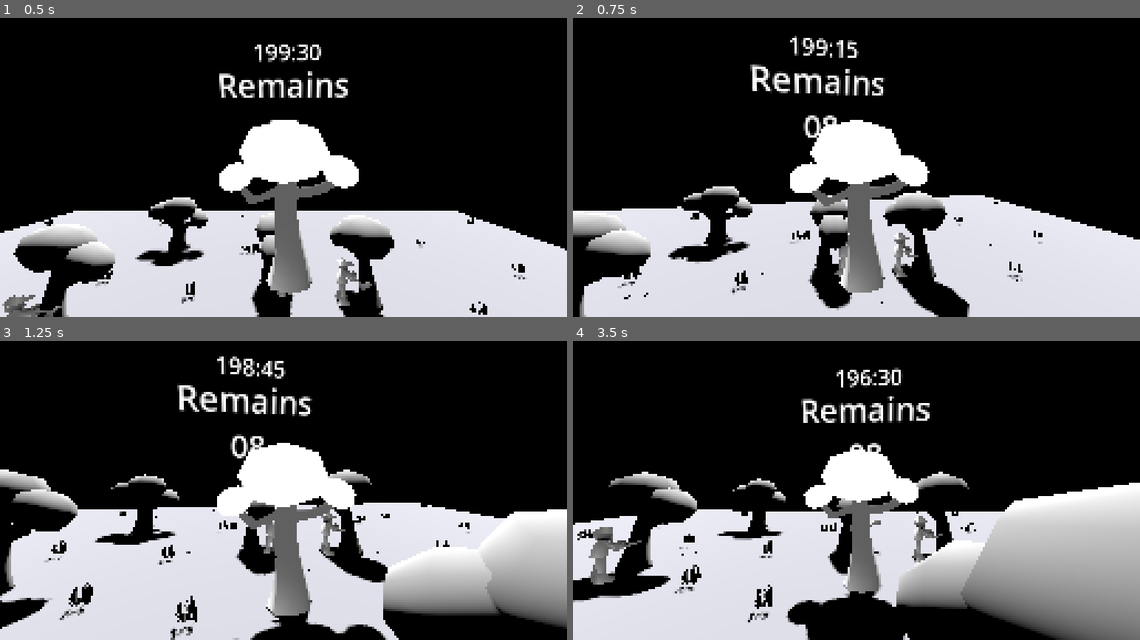
Above: before the commit, frames 1-4 (two rows, left to right).
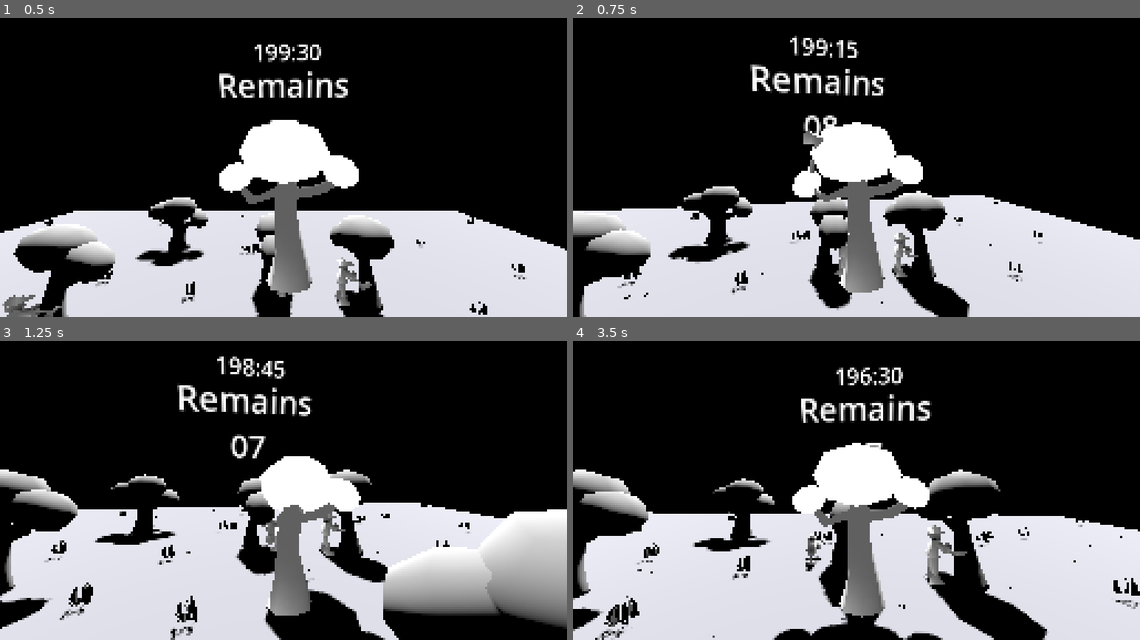
Above: after the commit, the same moments.

Repository: G4vp/Vendetree
Game: Godot game, scene res://Scenes/TestLevel.tscn
Same seed, same stepped clock (60 frames per second), same inputs: the game is played once before the commit and once after it.
Inputs (mouse positions are in pixels of both pictures, inside the frame that each line leads up to):
- Up to frame 1 (0.5 s): no input
- Up to frame 2 (0.75 s): move the mouse to (884, 149) at 0.52 s; tap Q (key_attack) at 0.6 s
- Up to frame 3 (1.25 s): tap Space (key_jump) at 0.77 s
- Up to frame 4 (3.5 s): move the mouse to (828, 475) at 1.27 s; click (828, 475) at 1.35 s; tap Space (key_jump) at 1.52, 3.02 s; move the mouse to (873, 466) at 2.02 s; tap Q (key_attack) at 2.1 s; move the mouse to (850, 478) at 2.77 s; click (850, 478) at 2.85 s

Frame 1 is identical in both runs. In frame 2, 1.0% of the frame differs, in the area x 38-63%, y 34-91%; in frame 3, 3.7%; in frame 4, 32%, in the area x 0-100%, y 8-100%.

Commit message:
Level's wall

Diff:
--- a/Scenes/TestLevel.tscn
+++ b/Scenes/TestLevel.tscn
@@ -6,6 +6,9 @@
 [ext_resource type="PackedScene" uid="uid://laa0ljh5moig" path="res://Scenes/Environment/plant_1.tscn" id="3_wwcoj"]
 [ext_resource type="PackedScene" uid="uid://dh0x4klbcn4t0" path="res://Scenes/Environment/tree1.tscn" id="4_ewsq2"]
 [ext_resource type="PackedScene" uid="uid://2g1t4at3oaci" path="res://Scenes/Environment/tree2.tscn" id="5_qhpiy"]
+
+[sub_resource type="BoxShape3D" id="BoxShape3D_jsjw3"]
+size = Vector3(70, 70, 1)
 
 [sub_resource type="StandardMaterial3D" id="StandardMaterial3D_ic5bn"]
 
@@ -78,6 +81,36 @@
 [node name="Node3D" type="Node3D"]
 script = ExtResource("1_jcctx")
 
+[node name="Walls" type="Node3D" parent="."]
+transform = Transform3D(1, 0, 0, 0, 1, 0, 0, 0, 1, 0.0874414, 0.0701952, 0.0249043)
+
+[node name="wall4" type="StaticBody3D" parent="Walls"]
+transform = Transform3D(-4.37114e-08, 0, 1, 0, 1, 0, -1, 0, -4.37114e-08, 61.1615, 0, 1.5151)
+
+[node name="CollisionShape3D" type="CollisionShape3D" parent="Walls/wall4"]
+transform = Transform3D(1, 0, 0, 0, 1, 0, 0, 0, 1, -3.02619, 0, -30.1457)
+shape = SubResource("BoxShape3D_jsjw3")
+
+[node name="wall3" type="StaticBody3D" parent="Walls"]
+transform = Transform3D(-4.37114e-08, 0, -1, 0, 1, 0, 1, 0, -4.37114e-08, -68.0638, 0, 6.36003)
+
+[node name="CollisionShape3D" type="CollisionShape3D" parent="Walls/wall3"]
+transform = Transform3D(1, 0, 0, 0, 1, 0, 0, 0, 1, -3.02619, 0, -30.1457)
+shape = SubResource("BoxShape3D_jsjw3")
+
+[node name="wall2" type="StaticBody3D" parent="Walls"]
+transform = Transform3D(1, 0, 0, 0, 1, 0, 0, 0, 1, 0, 0, 69.3476)
+
+[node name="CollisionShape3D" type="CollisionShape3D" parent="Walls/wall2"]
+transform = Transform3D(1, 0, 0, 0, 1, 0, 0, 0, 1, -3.02619, 0, -30.1457)
+shape = SubResource("BoxShape3D_jsjw3")
+
+[node name="wall1" type="StaticBody3D" parent="Walls"]
+
+[node name="CollisionShape3D" type="CollisionShape3D" parent="Walls/wall1"]
+transform = Transform3D(1, 0, 0, 0, 1, 0, 0, 0, 1, -3.02619, 0, -30.1457)
+shape = SubResource("BoxShape3D_jsjw3")
+
 [node name="Labels" type="Node3D" parent="."]
 transform = Transform3D(1, 0, 0, 0, 1, 0, 0, 0, 1, 0.0874414, 0.0701952, 0.0249043)
 
@@ -106,8 +139,6 @@
 text = "Remains
 08"
 
-[node name="Timer" type="Timer" parent="Labels"]
-
 [node name="GridMap" type="GridMap" parent="."]
 transform = Transform3D(1, 0, 0, 0, 1, 0, 0, 0, 1, 0.0874414, 0.0701952, 0.0249043)
 mesh_library = SubResource("MeshLibrary_7xybs")
--- a/Scripts/TestLevel.gd
+++ b/Scripts/TestLevel.gd
@@ -3,7 +3,6 @@
 @onready var time_label = $Labels/TimeLabel
 @onready var remain_label = $Labels/RemainLabel
 @onready var lumber_jacks_group = $LumberJacksGroup
-@onready var timer = $Labels/Timer
 @onready var player = $Player/mesh_tree_3d
 
 var time_elapsed := 12000
Not shown: 1 places in Scenes/TestLevel.tscn that only renumber resources
